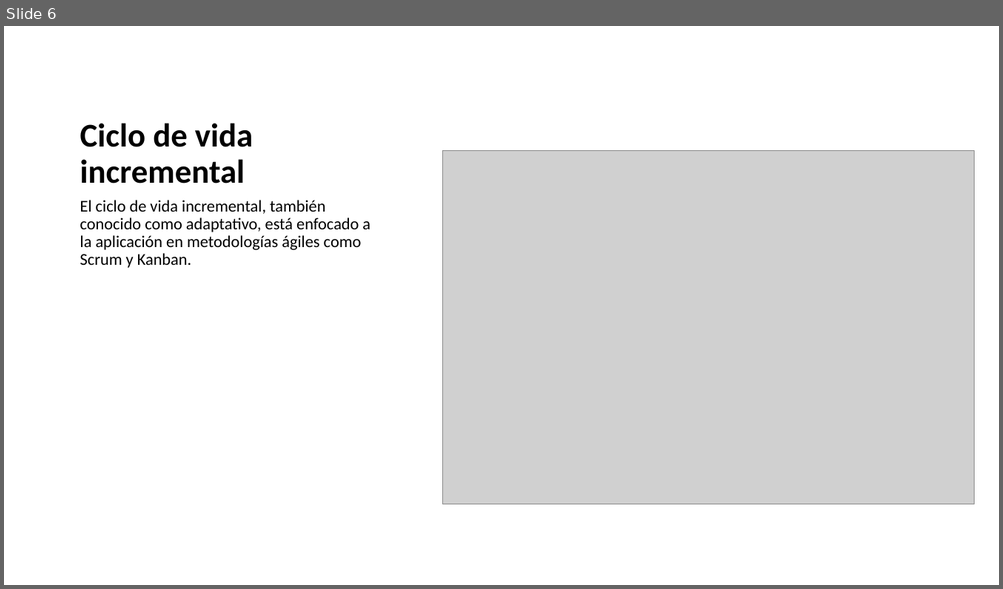
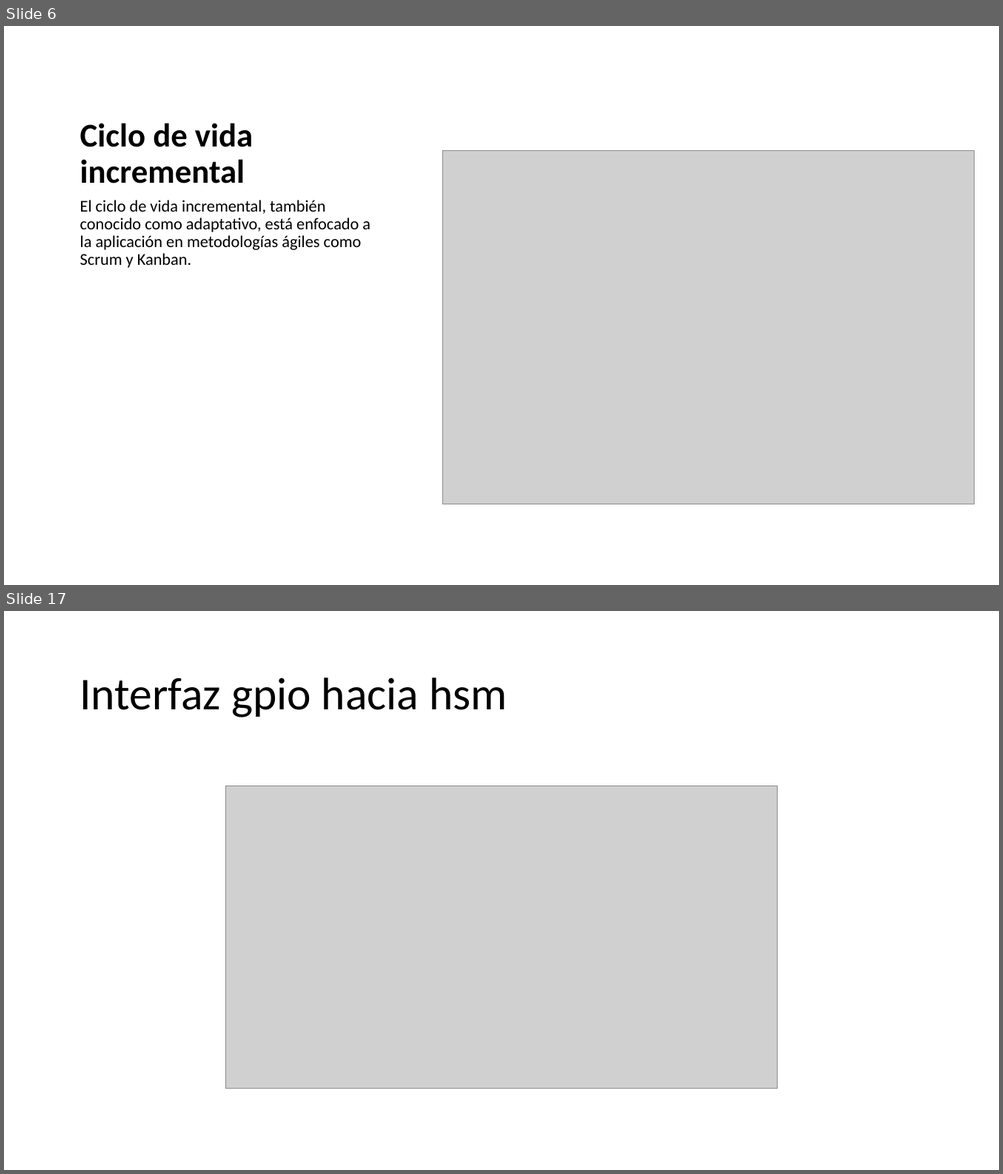
Before and after one commit to tehuano/hsm-interface, a slide deck: doc/raspberry_de0_hsm.pptx. Shown one above the other, each under a label of ours: slide 6 before the commit, slides 6 and 17 after it; the slides between them are not shown. The pictures are 1003x589 and 1003x1174 pixels, drawn with LibreOffice and Linux fonts; fonts in the diff are those of the drawing; grey boxes stand for pictures. Boxes give left, top, right and bottom in pixels: in the first picture for what was removed or moved away, otherwise in the second. Text is boxed around its words. In the diff, an @@ line names an element or a change of style, - is before the commit and + after.

```diff
--- a/doc/raspberry_de0_hsm.pptx
+++ b/doc/raspberry_de0_hsm.pptx
@@ slide 17 added at (4, 611, 999, 1170), background #FFFFFF @@
@@ title added at (79, 678, 507, 718), 44 pt, text #000000 @@
+Interfaz gpio hacia hsm
@@ picture added at (225, 786, 777, 1088) @@
```
Also in this commit, not shown: 21 other slides added, 37 other files.
